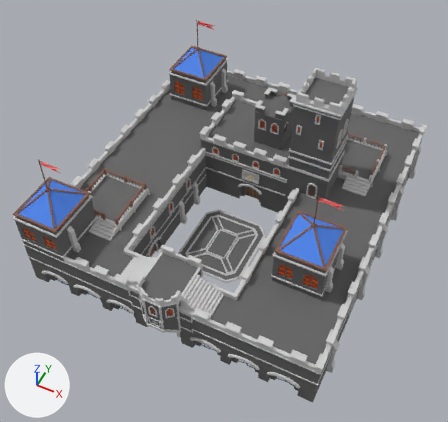
Before and after pictures for a commit that changed the FBX model Assets/Imported Assets/Polylised - Medieval Desert City/Models/Unique_Buildings/crusader_headquarter.FBX.
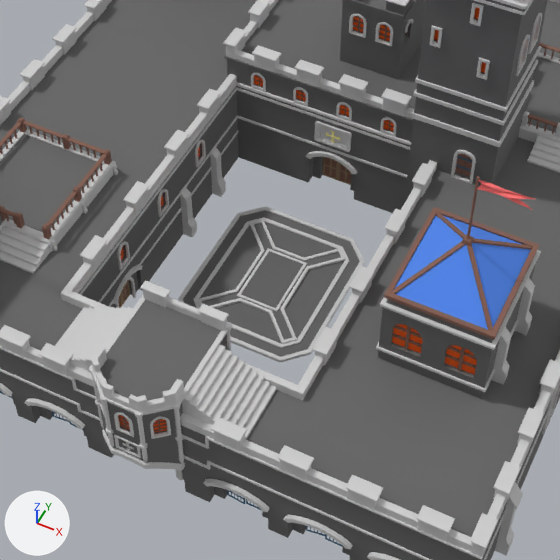
There are two pictures of each version: one whole from a 50 mm lens placed at (31.1, -71.7, 86.1), pointed at (0.3, -10.1, 9.2), one close up on the part from 21% to 80% of the width and 27% to 89% of the height. Arrows for +X, +Y and +Z are at lower left; the lights stay in place. The older version's two pictures come first. Where no turn or scale is listed for an object, it has been applied to the vertices. Vertices at exactly the same position are counted once.

Names of what the first close-up shows: 'crusader_headquarter'.
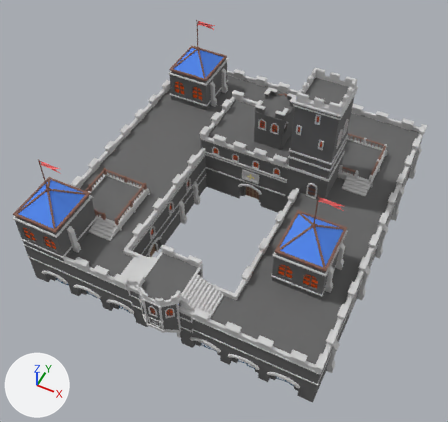
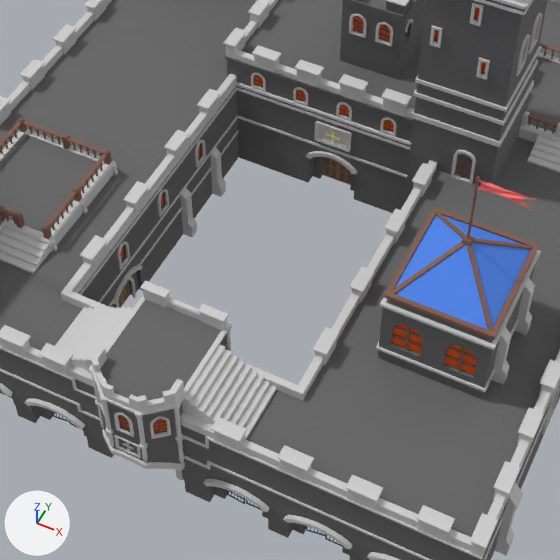
Pixel boxes (x1, y1, x2, y2) of what changed, in the close-ups (560 x 560 px):
part 1 of me_mesh, deleted
    before: (198, 219, 345, 344)
part 2 of me_mesh, deleted
    before: (178, 206, 364, 363)
part 3 of me_mesh, deleted
    before: (237, 248, 307, 312)

What changed in the scene script:
```text
Change me_mesh:
    used by ob_crusader_headquarter; location = (0.0, 0.0, 0.0)
    remove me_mesh.from_pydata(...)  # 15878 vertices, 24054 faces; spans x -25.8..25.8, y -32.7..25.4, z -0.1..29.1
    add me_mesh.from_pydata(...)  # 15734 vertices, 23800 faces; spans x -25.8..25.8, y -32.7..25.4, z -0.1..29.1
    me_mesh part 1: the loose piece of 64 vertices spanning x -4.5..4.5, y -15.7..-4.7, z 0.2..0.4 is deleted
    me_mesh part 2: the loose piece of 64 vertices spanning x -6.0..6.0, y -17.2..-3.2, z 0.0..0.3 is deleted
    me_mesh part 3: the loose piece of 16 vertices spanning x -1.8..1.8, y -13.0..-7.3, z 0.3..0.4 is deleted
```
